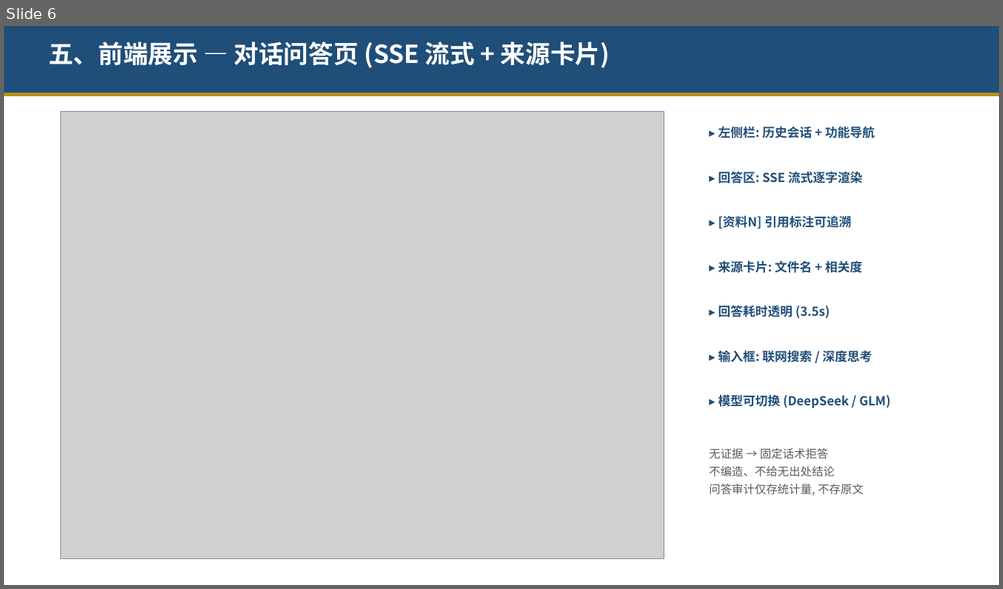
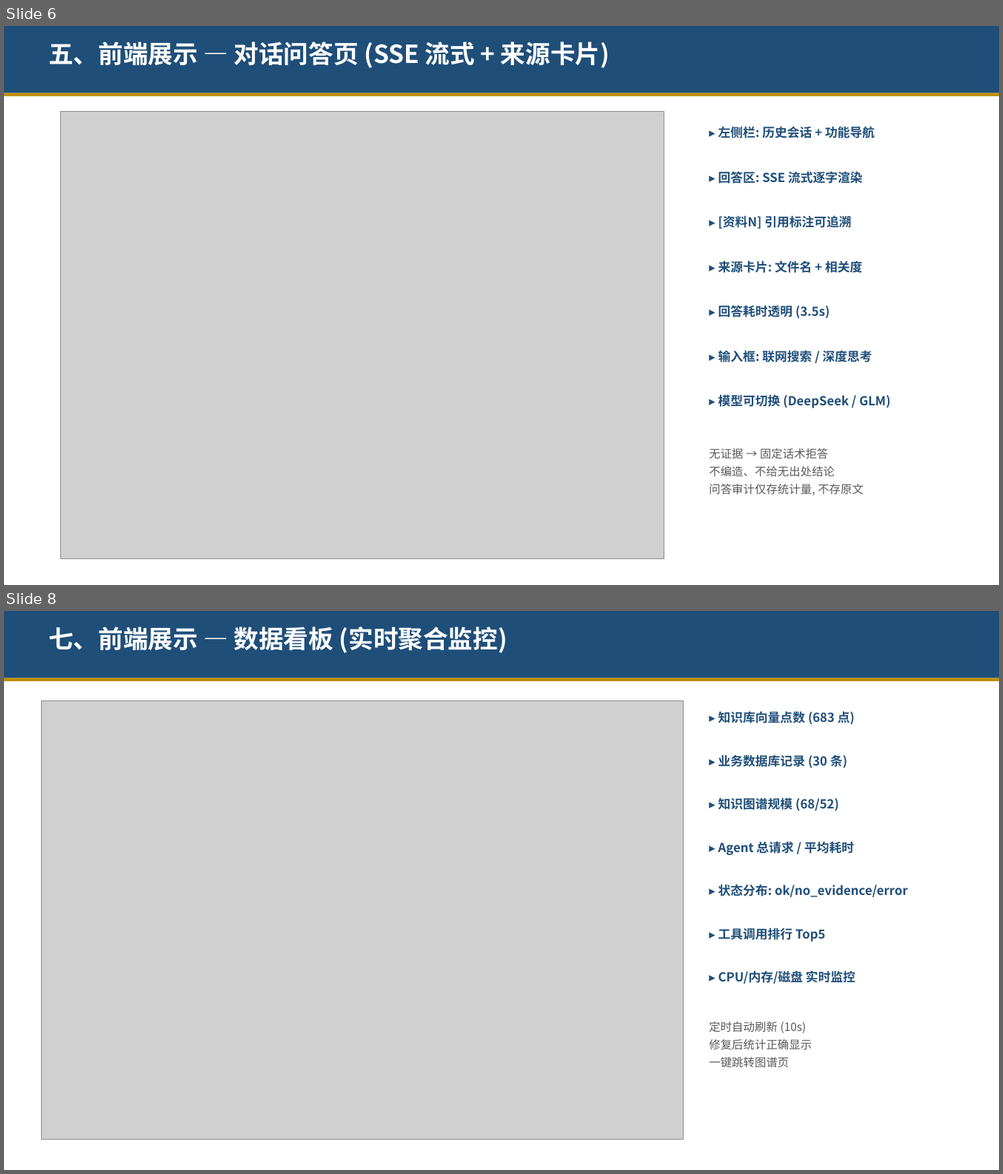
Before and after one commit to wuyang-vs/Bidding_QA_Chatbot, a slide deck: 招投标RAG智能问答系统介绍.pptx. Shown one above the other, each under a label of ours: slide 6 before the commit, slides 6 and 8 after it; the slides between them are not shown. The pictures are 1003x589 and 1003x1174 pixels, drawn with LibreOffice and Linux fonts; fonts in the diff are those of the drawing; grey boxes stand for pictures. Boxes give left, top, right and bottom in pixels: in the first picture for what was removed or moved away, otherwise in the second. Text is boxed around its words. In the diff, an @@ line names an element or a change of style, - is before the commit and + after.

Commit message:
docs(ppt): 系统介绍PPT新增5页前端展示,覆盖6大页面38项功能全部完整
- 新增: 数据看板/文件解析/标书生成/图谱+企业资料库 4页

- 更新: 结束页加'十四、总结'标题,编号顺延

- 总页数 11->16, 前端从4页扩展到9页

```diff
--- a/招投标RAG智能问答系统介绍.pptx
+++ b/招投标RAG智能问答系统介绍.pptx
@@ slide 8 added at [4,611,999,1170], background #FFFFFF @@
@@ rectangle added at [4,611,999,678], fill #1F4E79 @@
@@ text added at [48,627,507,653], 24 pt, text #FFFFFF, bold @@
+七、前端展示 — 数据看板 (实时聚合监控)
@@ rectangle added at [4,678,999,681], fill #BF8F00 @@
@@ picture added at [41,701,683,1140] @@
@@ text added at [718,711,854,725], 12 pt, text #1F4E79, bold @@
+▸ 知识库向量点数 (683 点)
@@ text added at [718,755,847,768], 12 pt, text #1F4E79, bold @@
+▸ 业务数据库记录 (30 条)
@@ text added at [718,798,839,812], 12 pt, text #1F4E79, bold @@
+▸ 知识图谱规模 (68/52)
@@ text added at [718,841,854,855], 12 pt, text #1F4E79, bold @@
+▸ Agent 总请求 / 平均耗时
@@ text added at [718,884,908,897], 12 pt, text #1F4E79, bold @@
+▸ 状态分布: ok/no_evidence/error
@@ text added at [718,928,825,942], 12 pt, text #1F4E79, bold @@
+▸ 工具调用排行 Top5
@@ text added at [718,971,855,984], 12 pt, text #1F4E79, bold @@
+▸ CPU/内存/磁盘 实时监控
@@ text added at [708,1022,811,1068], 11 pt, text #595959 @@
+定时自动刷新 (10s)
+修复后统计正确显示
+一键跳转图谱页
```
Also in this commit, not shown: 6 slides changed, 3 other slides added, 1 other file.
